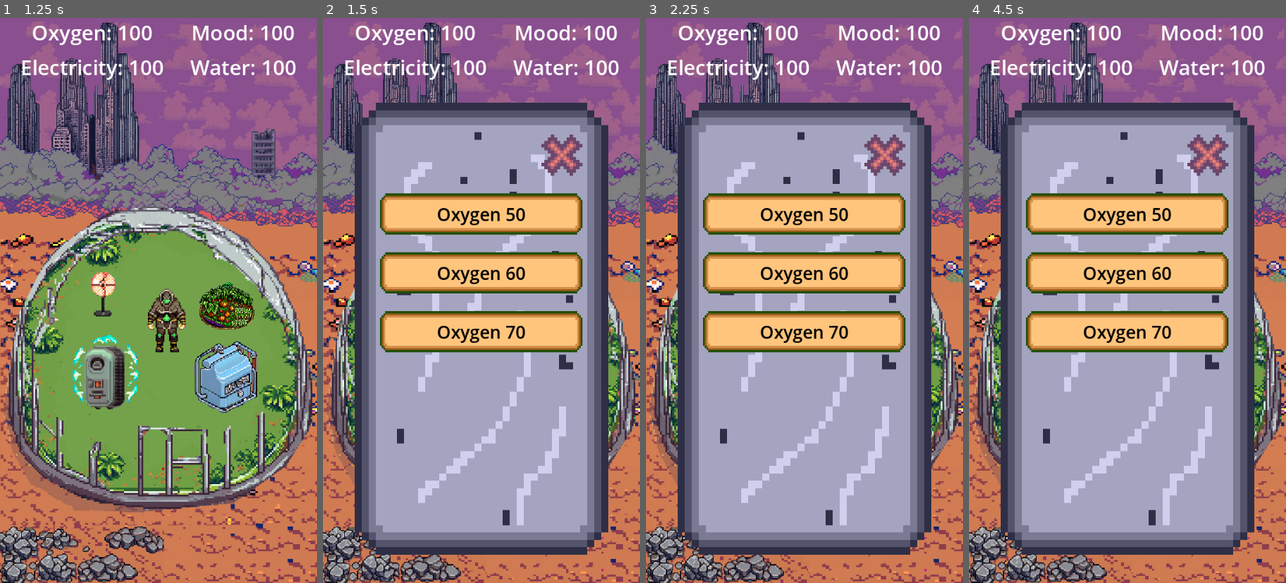
Above: before the commit, frames 1-4 (left to right).
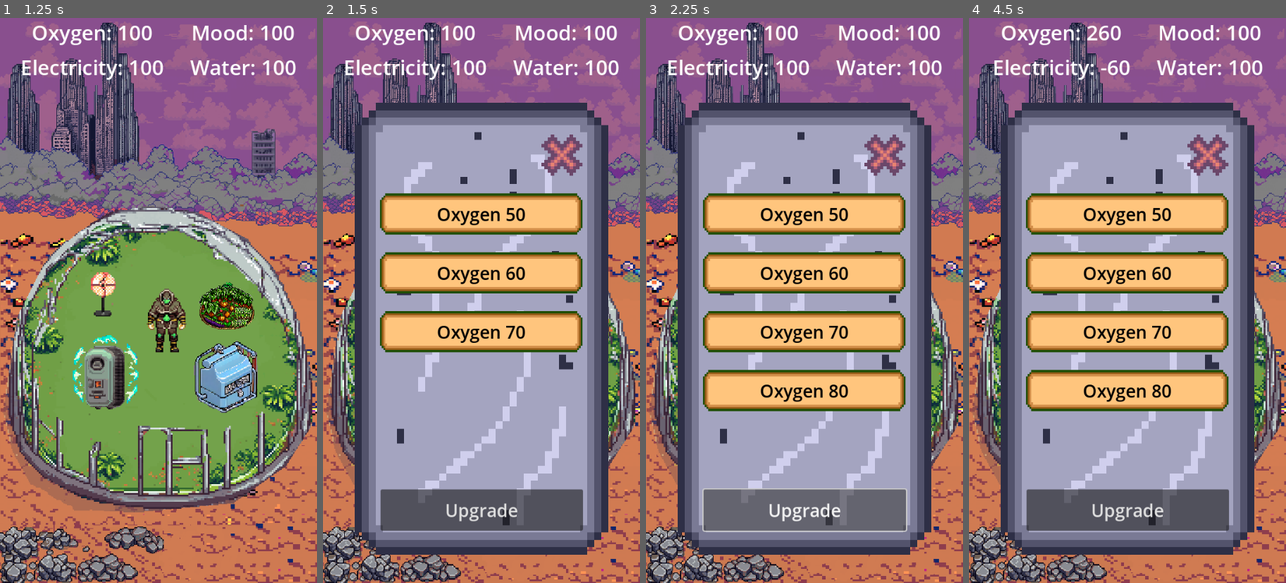
Above: after the commit, the same moments.

Repository: thisisjustname/toxic_survival
Game: Godot game, scene res://Scenes/main_scene.tscn
Two runs of this game, one before a commit and one after it. Both use one fixed random seed, a clock stepped at 60 frames per second and the inputs below.
Inputs (mouse positions are in pixels of both pictures, inside the frame that each line leads up to):
- Up to frame 1 (1.25 s): click (168, 323) at 0.5 s
- Up to frame 2 (1.5 s): click (427, 294) at 1.25 s
- Up to frame 3 (2.25 s): click (804, 509) at 2 s, where only the run after the commit has a clickable "Upgrade"
- Up to frame 4 (4.5 s): click (1194, 306) at 2.75 s; click (1073, 373) at 3.5 s; click (1194, 379) at 4.25 s

Frame 1 is identical in both runs. In frame 2, 4.7% of the frame differs, in the area x 18-82%, y 83-91%; in frame 3, 9.5%; in frame 4, 11%, in the area x 6-94%, y 1-91%.

Commit message:
Добавил кнопку для улучшения обьектов и добавил шорткаты для быстрого завершения мини игр. cntr + l для проигрыша и cntr + w для выйгрыша

Diff:
--- a/Scenes/ButtonMenu.tscn
+++ b/Scenes/ButtonMenu.tscn
@@ -16,15 +16,13 @@
 func _ready():
 	self.hide()
 	for i in range(3):
-		var button = button_preset.instantiate() as TextureButton
-		$ScrollContainer/VBoxContainer.add_child(button)
-		var index: int = $ScrollContainer/VBoxContainer.get_children().size() - 2
-		button.connect(\"pressed\", Callable(self, \"on_button_press\").bind(index))
+		add_button()
 
 func add_button():
-	var button: TextureButton = TextureButton.new()
-	button.custom_minimum_size = Vector2(0, 70)
+	var button = button_preset.instantiate() as TextureButton
 	$ScrollContainer/VBoxContainer.add_child(button)
+	var index: int = $ScrollContainer/VBoxContainer.get_children().size() - 2
+	button.connect(\"pressed\", Callable(self, \"on_button_press\").bind(index))
 
 # Called every frame. 'delta' is the elapsed time since the previous frame.
 func _process(delta):
@@ -37,41 +35,51 @@
 		start_minigame.emit(resourse_type)
 
 	var amount: int = 50 + index * 10
-	if resourse_type == 0:
-		Globals.oxygen_count += amount
-		Globals.electricity_count -= amount
-	elif resourse_type == 1:
-		Globals.mood_count += amount
-		Globals.water_count -= amount
-	elif resourse_type == 2:
-		Globals.electricity_count += amount
-		Globals.mood_count -= amount
-	else:
-		Globals.water_count += amount
-		Globals.oxygen_count -= amount
+	match resourse_type:
+			0:
+				Globals.oxygen_count += amount
+				Globals.electricity_count -= amount
+			1:
+				Globals.mood_count += amount
+				Globals.water_count -= amount
+			2:
+				Globals.electricity_count += amount
+				Globals.mood_count -= amount
+			3:
+				Globals.water_count += amount
+				Globals.oxygen_count -= amount
 
 
 func _on_main_scene_change_text(index):
 	resourse_type = index
+	change_buttons_text()
 	self.show()
+
+
+func change_buttons_text():
 	var buttons = $ScrollContainer/VBoxContainer.get_children()
 	var buttons_count = buttons.size()
 	for i in range(1, buttons_count):
 		var button_label = buttons[i].get_child(0)
 		var amount: int = 50 + (i - 1) * 10
-		print(amount)
-		if index == 0:
-			button_label.text = \"Oxygen \" + str(amount)
-		elif index == 1:
-			button_label.text = \"Mood \" + str(amount)
-		elif index == 2:
-			button_label.text = \"Electricity \" + str(amount)
-		else:
-			button_label.text = \"Water \" + str(amount)
+		match resourse_type:
+			0:
+				button_label.text = \"Oxygen \" + str(amount)
+			1:
+				button_label.text = \"Mood \" + str(amount)
+			2:
+				button_label.text = \"Electricity \" + str(amount)
+			3:
+				button_label.text = \"Water \" + str(amount)
 
 
 func _on_close_button_pressed():
 	self.hide()
+
+
+func _on_upgrade_button_pressed():
+	add_button()
+	change_buttons_text()
 "
 
 [node name="ButtonMenu" type="Control"]
@@ -98,7 +106,7 @@
 anchor_left = 0.1
 anchor_top = 0.07
 anchor_right = 0.9
-anchor_bottom = 0.95
+anchor_bottom = 0.83
 grow_horizontal = 2
 grow_vertical = 2
 
@@ -115,4 +123,20 @@
 texture_pressed = ExtResource("3_3fjc1")
 stretch_mode = 0
 
+[node name="UpgradeButton" type="Button" parent="."]
+layout_mode = 1
+anchors_preset = -1
+anchor_left = 0.5
+anchor_top = 0.947
+anchor_right = 0.5
+anchor_bottom = 0.947
+offset_left = -172.5
+offset_top = -70.0
+offset_right = 172.5
+grow_horizontal = 2
+grow_vertical = 0
+theme_override_font_sizes/font_size = 30
+text = "Upgrade"
+
 [connection signal="pressed" from="ScrollContainer/VBoxContainer/CloseButton" to="." method="_on_close_button_pressed"]
+[connection signal="pressed" from="UpgradeButton" to="." method="_on_upgrade_button_pressed"]
--- a/Scenes/OxygenGame.gd
+++ b/Scenes/OxygenGame.gd
@@ -2,8 +2,8 @@
 
 var oxygen_pojectile_scene = preload("res://Scenes/Projectiles/oxygen_projectile.tscn")
 # Called when the node enters the scene tree for the first time.
-var balls_count: int = 10
-var red_count: int = 5
+@export var balls_count: int = 15
+@export var red_count: int = 7
 var was_pressed = 0
 var game_was_started: bool = false
 
@@ -16,7 +16,16 @@
 
 
 # Called every frame. 'delta' is the elapsed time since the previous frame.
-func _process(delta):
+func _process(_delta):
+	if Input.is_action_pressed("player lose"):
+		clear_all()
+		player_lose.emit()
+
+	if Input.is_action_pressed("player won"):
+		clear_all()
+		player_won.emit()
+		$Timer.stop()
+
 	if game_was_started:
 		$Control/TimeLeftLabel.text = "Time left: " + str(int($Timer.get_time_left()))
 
--- a/Scenes/OxygenGame.tscn
+++ b/Scenes/OxygenGame.tscn
@@ -29,7 +29,6 @@
 
 [node name="CollisionShape2D" type="CollisionShape2D" parent="StaticBody2D"]
 position = Vector2(-0.208815, -29.0703)
-scale = Vector2(1, 1)
 shape = SubResource("RectangleShape2D_wrljv")
 
 [node name="StaticBody2D3" type="StaticBody2D" parent="."]
--- a/Scenes/PipeGame.gd
+++ b/Scenes/PipeGame.gd
@@ -35,7 +35,6 @@
 	$GameTimer.start()
 
 
-# Called every frame. 'delta' is the elapsed time since the previous frame.
 func _process(_delta):
 	if remember_state:
 		$Label.text = "Remerber order: " + str(int($RememberTimer.get_time_left()))
@@ -79,7 +78,8 @@
 			button.texture_normal = load("res://Assets/Pipe/pubp7.png")
 		8:
 			button.texture_normal = load("res://Assets/Pipe/pubp8.png")
-	button.connect("pressed", Callable(self, "get_button_indexes").bind(shuffle_index, index))
+	if shuffle_index != 0:
+		button.connect("pressed", Callable(self, "get_button_indexes").bind(shuffle_index, index))
 	$VBoxContainer.add_child(button)
 
 
--- a/Scenes/main_scene.gd
+++ b/Scenes/main_scene.gd
@@ -14,7 +14,6 @@
 	$GameResult.hide()
 	Globals.connect("stat_change", update_stat_text)
 	update_stat_text()
-	pass # Replace with function body.
 
 func update_stat_text():
 	oxygen_label.text = "Oxygen: " + str(Globals.oxygen_count)
@@ -22,7 +21,7 @@
 	electricity_label.text = "Electricity: " + str(Globals.electricity_count)
 	water_label.text = "Water: " + str(Globals.water_count)
 
-func _process(delta):
+func _process(_delta):
 	pass
 
 
@@ -41,75 +40,48 @@
 	change_text.emit(3)
 
 
-
 func _on_button_menu_start_minigame(index):
 	var set_not_active = $Buttons.get_children()
 	$StatsContainer.hide()
 	$ButtonMenu.hide()
 	for item in set_not_active:
 		item.mouse_filter = MOUSE_FILTER_IGNORE
-	if index == 0:
-		start_oxygen_game.emit()
-	elif index == 1:
-		print("mood mini game")
-	elif index == 2:
-		print("elec mini game")
-	else:
-		start_water_game.emit()
-
+	match index:
+		0:
+			start_oxygen_game.emit()
+		1:
+			print("mood mini game")
+		2:
+			print("elec mini game")
+		3:
+			start_water_game.emit()
 
 
 func _on_oxygen_game_player_lose():
-	$GameResult.text = "Player lose haha!!!"
+	Globals.oxygen_count -= 1000
+	end_game_screen("Phayer lose, haha")
+
+
+func _on_oxygen_game_player_won():
+	Globals.oxygen_count += 1000
+	end_game_screen("Phayer won !!!")
+
+func _on_pipe_game_player_lose():
+	Globals.water_count -= 1000
+	end_game_screen("Phayer lose, haha")
+
+
+func _on_pipe_game_player_won():
+	Globals.water_count += 1000
+	end_game_screen("Phayer won !!!")
+
+func end_game_screen(str: String):
+	$GameResult.text = str
 	$GameResult.show()
 	await get_tree().create_timer(1).timeout
 	$GameResult.hide()
 	$StatsContainer.show()
-	Globals.oxygen_count -= 1000
-	print("lose")
-	var set_not_active = $Buttons.get_children()
-	for item in set_not_active:
+	var set_active = $Buttons.get_children()
+	for item in set_active:
 		item.mouse_filter = MOUSE_FILTER_STOP
 	$ButtonMenu.show()
-	pass # Replace with function body.
-
-
-func _on_oxygen_game_player_won():
-	$StatsContainer.show()
-	$GameResult.text = "Player won!!!"
-	$GameResult.show()
-	await get_tree().create_timer(1).timeout
-	$GameResult.hide()
-	Globals.oxygen_count += 1000
-	var set_not_active = $Buttons.get_children()
-	$ButtonMenu.show()
-	for item in set_not_active:
-		item.mouse_filter = MOUSE_FILTER_STOP
-	pass # Replace with function body.
-
-
-func _on_pipe_game_player_lose():
-	$GameResult.text = "Player lose haha!!!"
-	$GameResult.show()
-	await get_tree().create_timer(1).timeout
-	$GameResult.hide()
-	$StatsContainer.show()
-	Globals.water_count -= 1000
-	print("lose")
-	var set_not_active = $Buttons.get_children()
-	for item in set_not_active:
-		item.mouse_filter = MOUSE_FILTER_STOP
-	$ButtonMenu.show()
-
-
-func _on_pipe_game_player_won():
-	$StatsContainer.show()
-	$GameResult.text = "Player won!!!"
-	$GameResult.show()
-	await get_tree().create_timer(1).timeout
-	$GameResult.hide()
-	Globals.water_count += 1000
-	var set_not_active = $Buttons.get_children()
-	$ButtonMenu.show()
-	for item in set_not_active:
-		item.mouse_filter = MOUSE_FILTER_STOP
--- a/project.godot
+++ b/project.godot
@@ -29,15 +29,21 @@
 window/stretch/aspect="expand"
 window/handheld/orientation=1
 
-[editor_plugins]
-
-enabled=PackedStringArray("res://addons/donut_collision_polygon2D/plugin.cfg")
-
 [input]
 
 click={
 "deadzone": 0.5,
 "events": [Object(InputEventMouseButton,"resource_local_to_scene":false,"resource_name":"","device":-1,"window_id":0,"a …(258 unchanged characters)…
+]
+}
+"player won"={
+"deadzone": 0.5,
+"events": [Object(InputEventKey,"resource_local_to_scene":false,"resource_name":"","device":-1,"window_id":0,"alt_pressed":false,"shift_pressed":false,"ctrl_pressed":true,"meta_pressed":false,"pressed":false,"keycode":0,"physical_keycode":87,"key_label":0,"unicode":0,"echo":false,"script":null)
+]
+}
+"player lose"={
+"deadzone": 0.5,
+"events": [Object(InputEventKey,"resource_local_to_scene":false,"resource_name":"","device":-1,"window_id":0,"alt_pressed":false,"shift_pressed":false,"ctrl_pressed":true,"meta_pressed":false,"pressed":false,"keycode":0,"physical_keycode":76,"key_label":0,"unicode":0,"echo":false,"script":null)
 ]
 }
 
